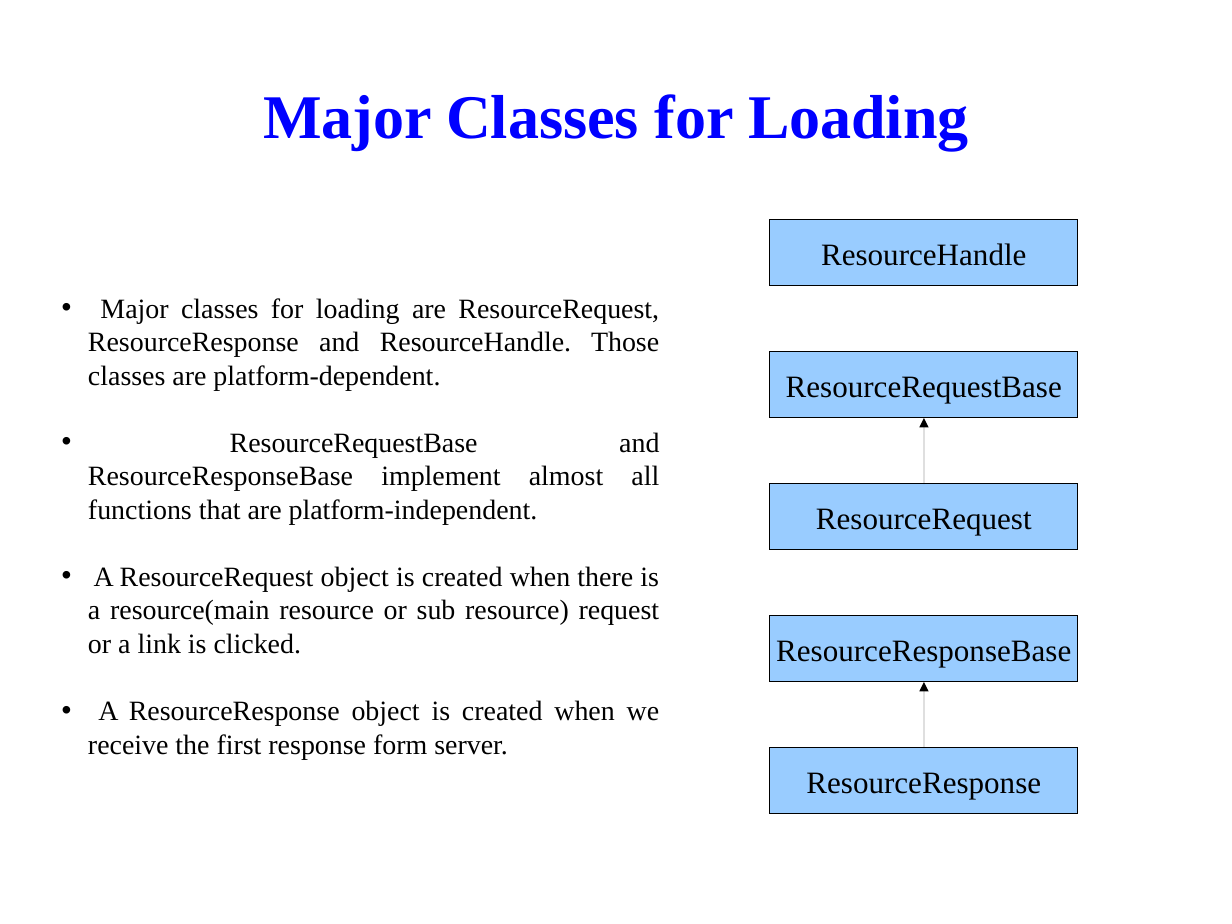
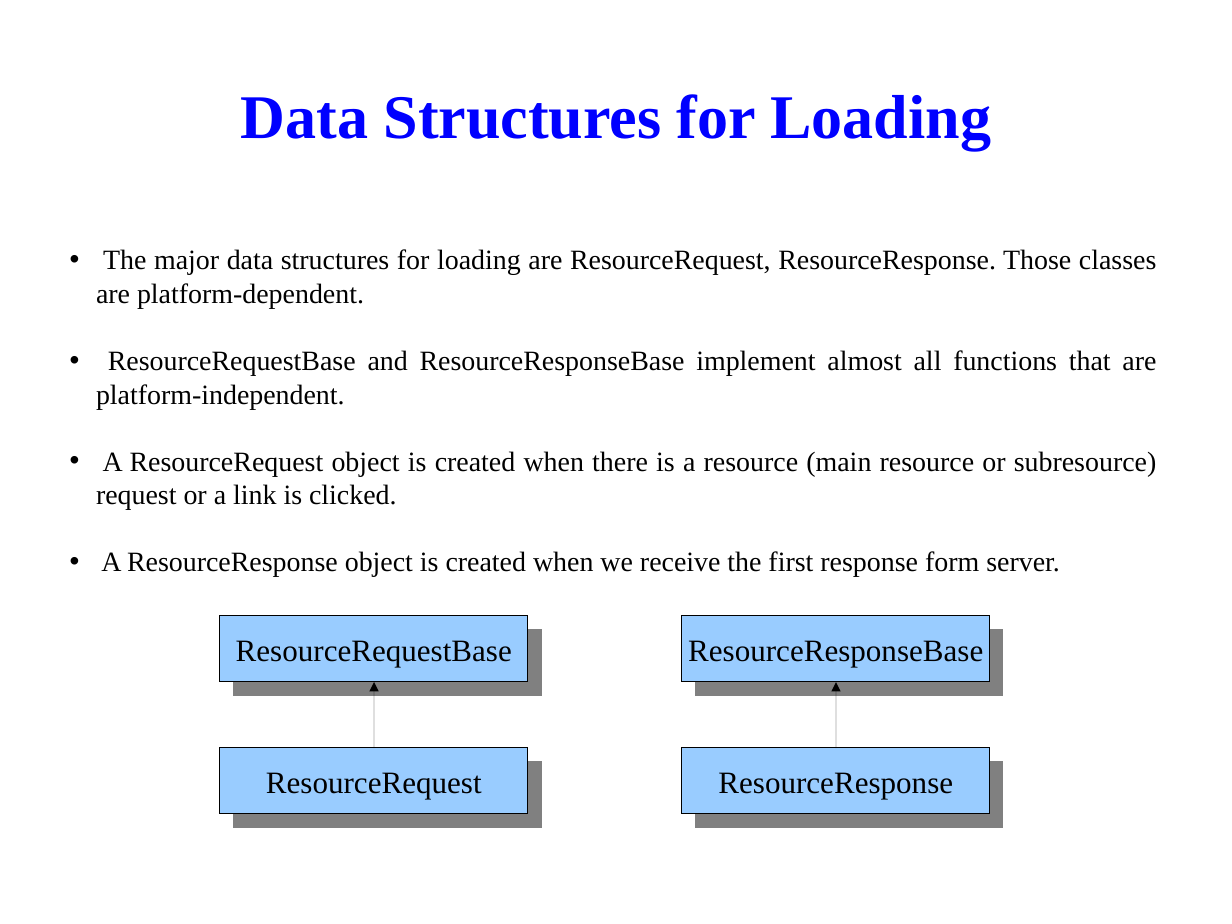
Before and after one commit to tsaicw/browser_research, a slide deck: slide 38 of WebKit/WebKit.odp (slide 34 before the commit). Drawn at 1232x924 pixels with LibreOffice and Linux fonts; fonts in the diff are those of the drawing; background and template pictures are left out. Boxes give left, top, right and bottom in pixels: in the first picture for what was removed or moved away, otherwise in the second. Text is boxed around its words. In the diff, an @@ line names an element or a change of style, - is before the commit and + after.

Commit message:
[WebKit]   Add many pages about the "loading" topic.   Add pages about the flow of main resource loading.   Add some pages about the flow of subresource loading (not finished yet).

```diff
--- a/WebKit/WebKit.odp
+++ b/WebKit/WebKit.odp
@@ title at box(241, 94, 991, 150): text changed @@
-Major Classes for Loading
+Data Structures for Loading
@@ rectangle removed at box(770, 220, 1079, 286) @@
-ResourceHandle
@@ subtitle "The major data structures for ...": place and size @@
-subtitle "The major data structures for ..." at box(88, 298, 660, 759)
+subtitle "The major data structures for ..." at box(96, 249, 1157, 577)
@@ subtitle "The major data structures for ..." at box(96, 249, 1157, 577): vertical alignment middle to top @@
@@ subtitle at box(96, 249, 1156, 309): text changed @@
-• Major classes for loading are ResourceRequest, ResourceResponse and ResourceHandle. Those classes are platform-dependent.
+• The major data structures for loading are ResourceRequest, ResourceResponse. Those classes are platform-dependent.
@@ subtitle at box(96, 451, 1157, 510): spaces changed @@
-• A ResourceRequest object is created when there is a resource(main resource or sub resource) request or a link is clicked.
+• A ResourceRequest object is created when there is a resource (main resource or subresource) request or a link is clicked.
@@ 2 rectangles, 1 arrow: place and size @@
-2 rectangles, 1 arrow at box(770, 352, 1079, 550)
+2 rectangles, 1 arrow at box(220, 616, 529, 814)
@@ 2 rectangles, 1 arrow: place and size @@
-2 rectangles, 1 arrow at box(770, 616, 1079, 814)
+2 rectangles, 1 arrow at box(682, 616, 991, 814)
@@ shadow on in 4 elements at box(682, 616, 991, 682), box(682, 748, 991, 814), box(220, 616, 529, 682), box(220, 748, 529, 814) @@
```
Also in this commit, not shown: 5 other slides changed, 17 slides added, 7 slides removed.
